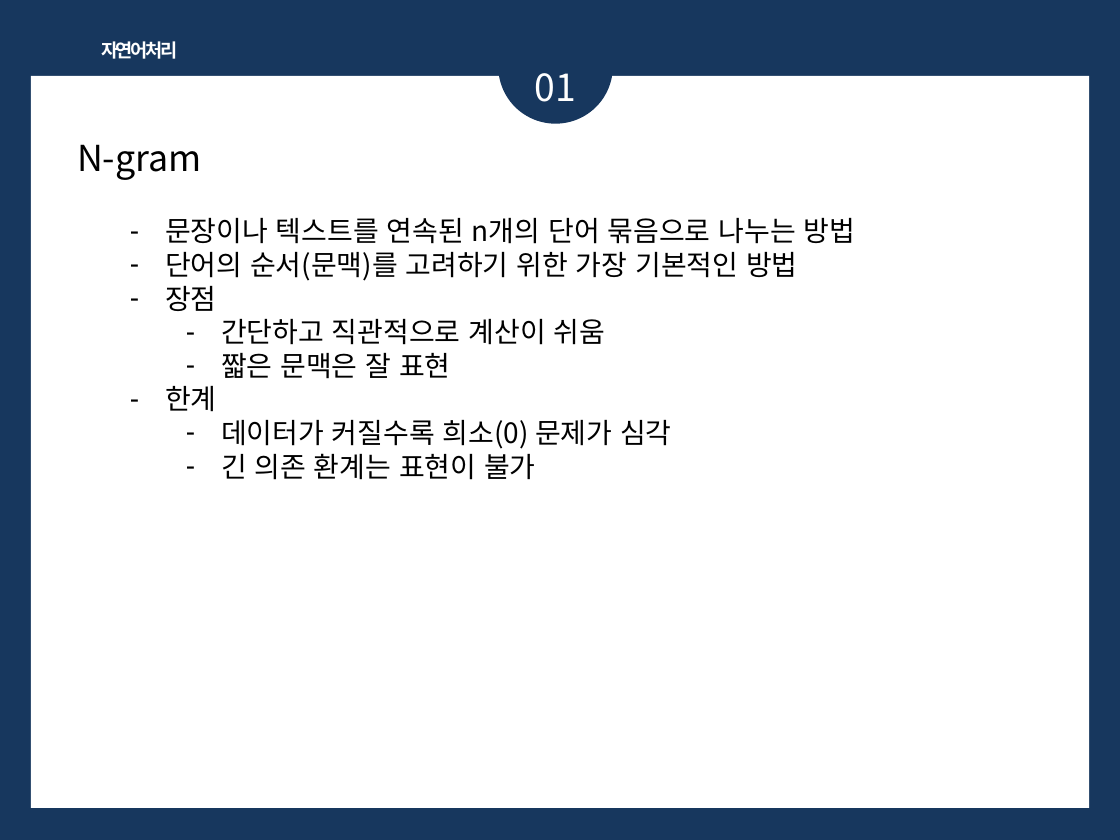
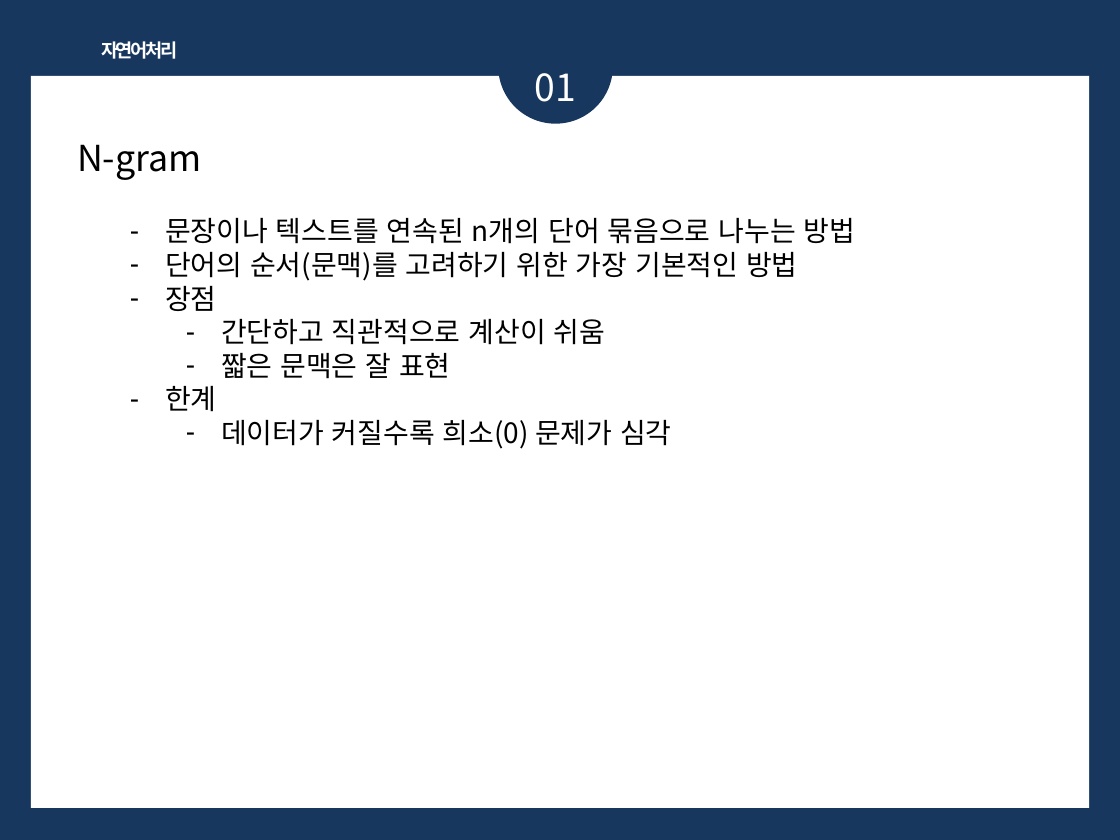
Before and after one commit to bsmoon-86/multicam_2025, a slide deck: slide 6 of PPT/자연어처리_정리.pptx. Drawn at 1120x840 pixels with LibreOffice and Linux fonts; fonts in the diff are those of the drawing. Boxes give left, top, right and bottom in pixels: in the first picture for what was removed or moved away, otherwise in the second. Text is boxed around its words. In the diff, an @@ line names an element or a change of style, - is before the commit and + after.

```diff
--- a/PPT/자연어처리_정리.pptx
+++ b/PPT/자연어처리_정리.pptx
@@ text at bbox=[221, 453, 536, 480]: paragraph removed @@
-  – 긴 의존 환계는 표현이 불가
```
Also in this commit, not shown: 1 slide removed, 8 other files.
